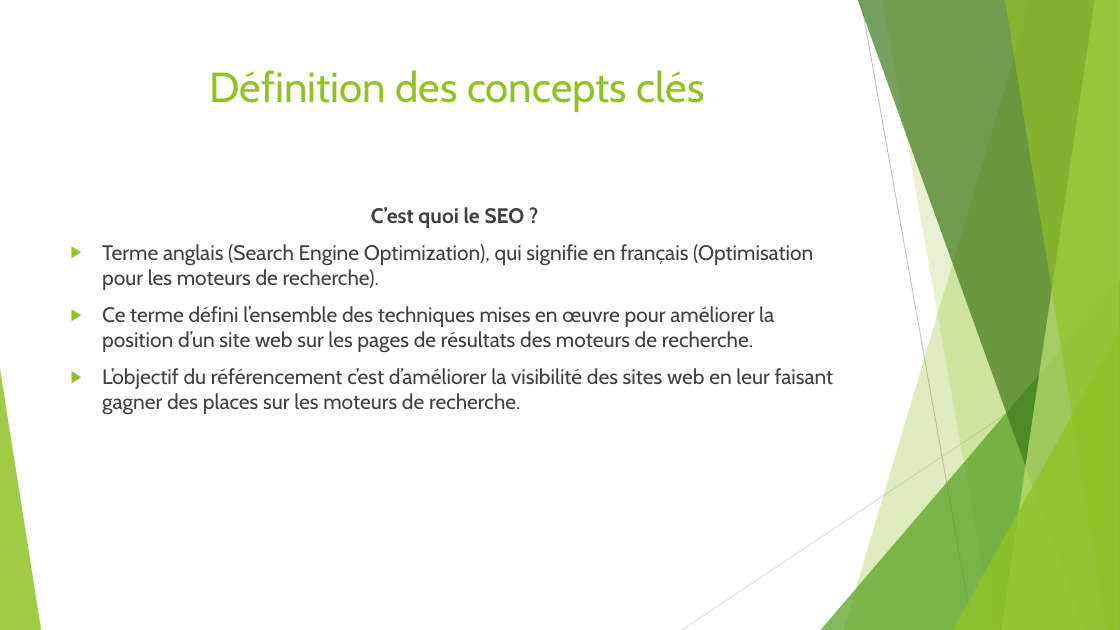
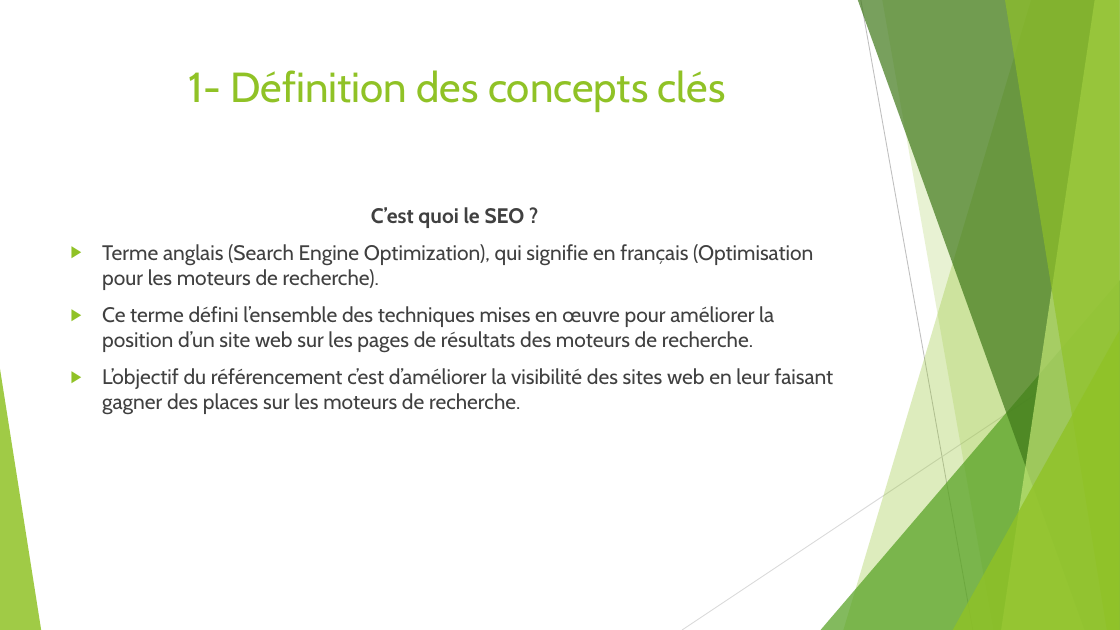
Before and after one commit to SOW-tech/Projet4ameliore, a slide deck: slide 3 of Présentation Projet4.pptx. Drawn at 1120x630 pixels with LibreOffice and Linux fonts; fonts in the diff are those of the drawing. Boxes give left, top, right and bottom in pixels: in the first picture for what was removed or moved away, otherwise in the second. Text is boxed around its words. In the diff, an @@ line names an element or a change of style, - is before the commit and + after.

```diff
--- a/Présentation Projet4.pptx
+++ b/Présentation Projet4.pptx
@@ title at [188,70,726,112]: text changed @@
-Définition des concepts clés
+1- Définition des concepts clés
```
Also in this commit, not shown: 5 other slides changed, 9 slides added, 10 other files.
